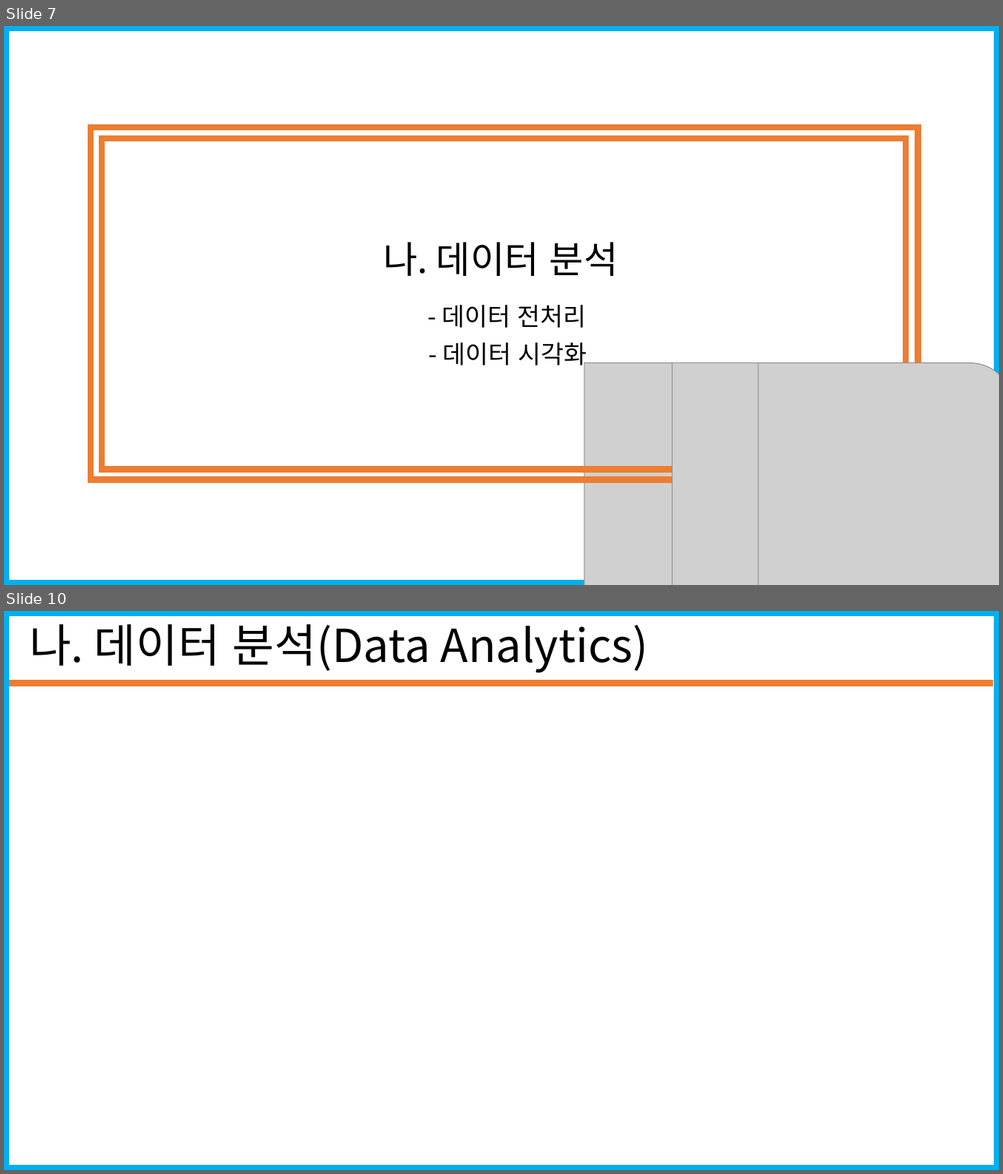
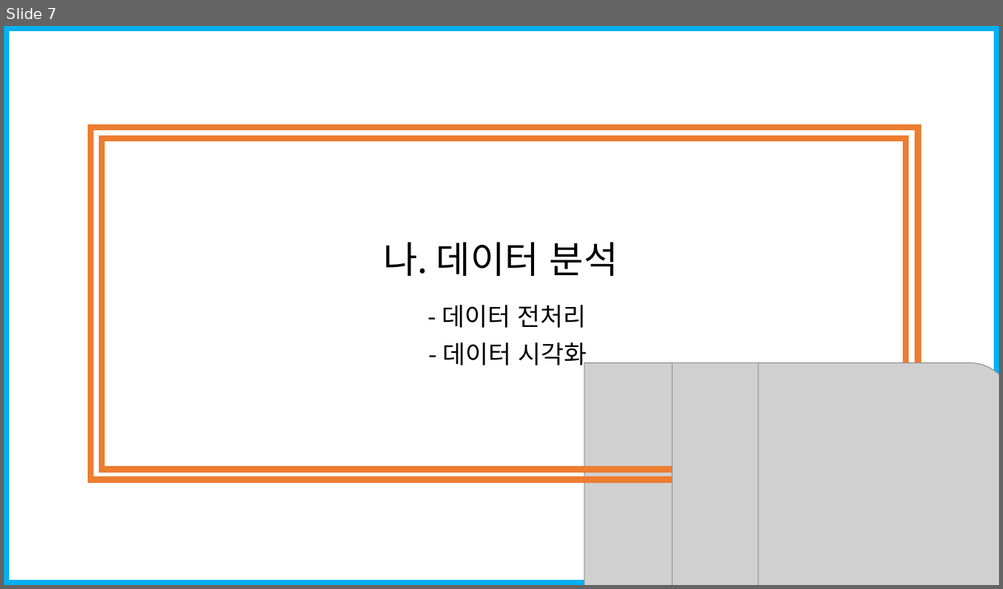
Before and after one commit to seungjae1162/SportsData, a slide deck: standard_in_2020-12-31/코로나19에따른 스포츠시설 폐업 수(20201228_20210103).pptx. Shown one above the other, each under a label of ours: slides 7 and 10 before the commit, slide 7 after it; the slides between them are not shown. The pictures are 1003x1174 and 1003x589 pixels, drawn with LibreOffice and Linux fonts; fonts in the diff are those of the drawing; grey boxes stand for pictures. Boxes give left, top, right and bottom in pixels: in the first picture for what was removed or moved away, otherwise in the second. Text is boxed around its words. In the diff, an @@ line names an element or a change of style, - is before the commit and + after.

```diff
--- a/standard_in_2020-12-31/코로나19에따른 스포츠시설 폐업 수(20201228_20210103).pptx
+++ b/standard_in_2020-12-31/코로나19에따른 스포츠시설 폐업 수(20201228_20210103).pptx
@@ slide 10 removed at (4, 611, 999, 1170), background #FFFFFF; not listed: 1 template element that a slide beside it also shows @@
@@ text removed at (29, 615, 648, 673) @@
-나. 데이터 분석(Data Analytics)
@@ line removed from (9, 684) to (993, 684) @@
```
Also in this commit, not shown: 5 slides changed, 1 slide added, 2 other slides removed.
